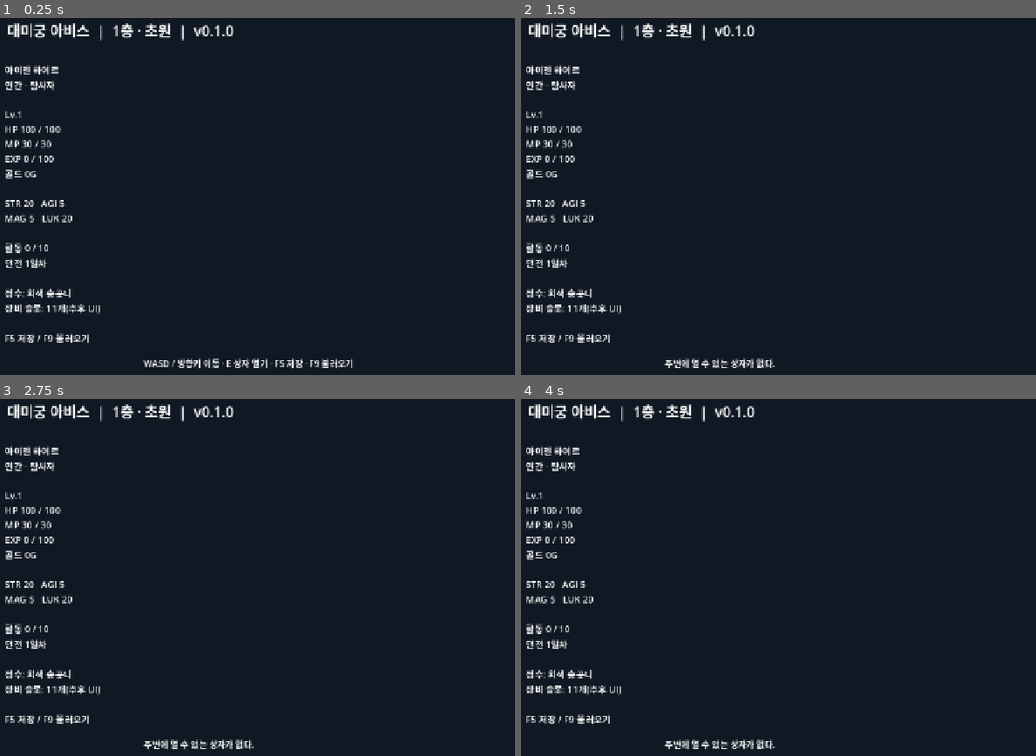
Above: before the commit, frames 1-4 (two rows, left to right).
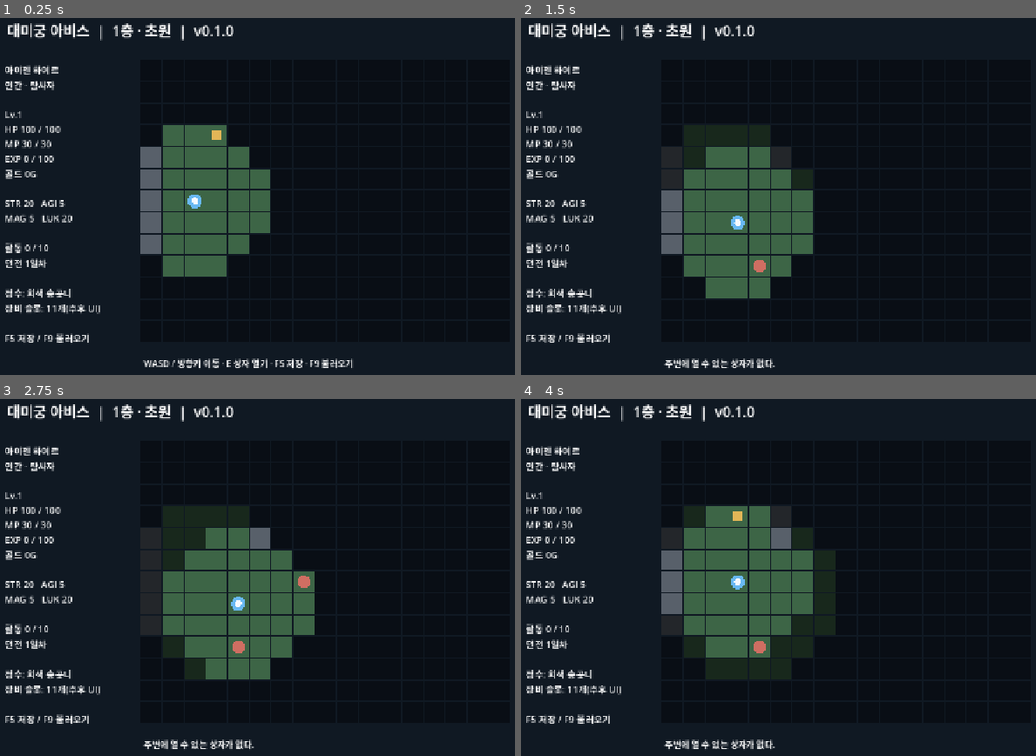
Above: after the commit, the same moments.

Repository: anjunhui007-dev/Abyss_v0_1
Game: Godot game, scene res://scenes/main.tscn
The game is run twice, just before and just after one commit, with the same random seed, the same clock (stepped at 60 frames per second) and the same inputs.
Inputs:
- Up to frame 1 (0.25 s): no input
- Up to frame 2 (1.5 s): tap Enter at 0.5 s; hold D 0.53-1.28 s; tap E at 0.6, 1.35 s; tap Space at 1.25 s; hold S from 1.28 s (still down)
- Up to frame 3 (2.75 s): tap Enter at 2 s; release S at 2.03 s; hold D from 2.03 s (still down); tap E at 2.1 s
- Up to frame 4 (4 s): tap Space at 2.75 s; release D at 2.78 s; hold W 2.78-3.53 s; tap E at 2.85, 3.6 s; tap Enter at 3.5 s; hold A from 3.53 s (still down)

The runs differ from the first frame. In frame 1, 7.8% of the frame differs, in the area x 27-53%, y 30-73%; in frame 2, 8.5%, in the area x 27-57%, y 36-79%; in frame 3, 8.5%; in frame 4, 8.5%.

Commit message:
Render exploration grid above background instead of hiding it

Diff:
--- a/scripts/main.gd
+++ b/scripts/main.gd
@@ -46,6 +46,7 @@
 	var bg := ColorRect.new()
 	bg.color = Color("101923")
 	bg.set_anchors_and_offsets_preset(Control.PRESET_FULL_RECT)
+	bg.show_behind_parent = true
 	add_child(bg)
 	var title := Label.new()
 	title.text = "대미궁 아비스  |  1층 · 초원  |  v0.1.0"
